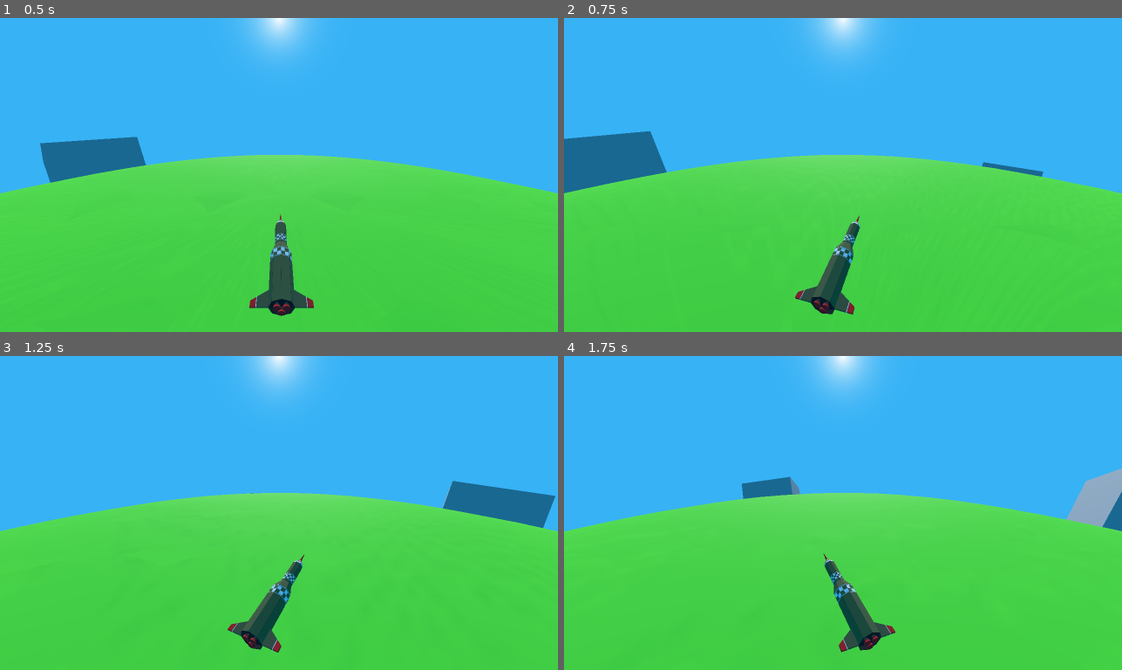
Above: before the commit, frames 1-4 (two rows, left to right).
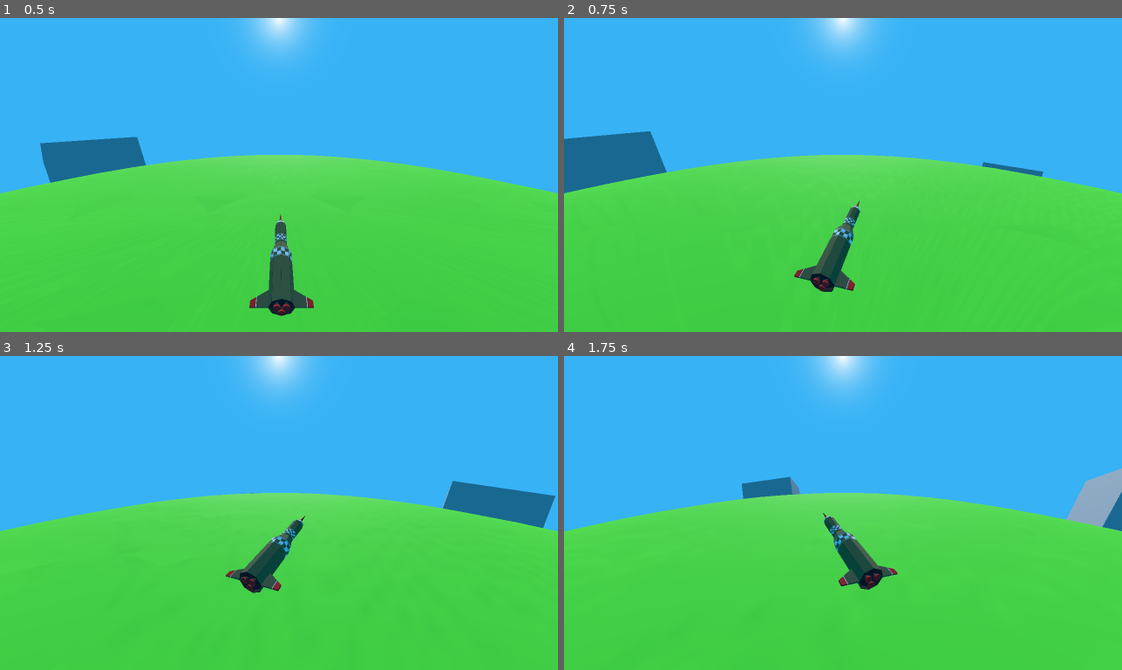
Above: after the commit, the same moments.

Repository: JacobCormier/I-cant-blow-up-mankind
Game: Godot game, scene res://scenes/Level1.tscn
Two runs of this game, one before a commit and one after it. Both use one fixed random seed, a clock stepped at 60 frames per second and the inputs below.
Inputs:
- Up to frame 1 (0.5 s): no input
- Up to frame 2 (0.75 s): tap Enter at 0.5 s; hold Right (ui_right) from 0.53 s (still down); hold Space (ui_select) from 0.53 s (still down)
- Up to frame 3 (1.25 s): keep holding Right (ui_right); keep holding Space (ui_select)
- Up to frame 4 (1.75 s): release Right (ui_right) at 1.28 s; release Space (ui_select) at 1.28 s; hold Left (ui_left) from 1.28 s (still down); tap Space (ui_select) at 1.35, 1.52 s

Frame 1 is identical in both runs. In frame 2, 1.8% of the frame differs, in the area x 41-54%, y 58-95%; in frame 3, 2.5%, in the area x 40-55%, y 50-95%; in frame 4, 2.5%.

Commit message:
Added jumping

Diff:
--- a/scripts/player/player_controller.gd
+++ b/scripts/player/player_controller.gd
@@ -10,9 +10,9 @@
 
 var is_input_left := false
 var is_input_right := false
+var is_input_jumping := false
 
 func _input(event: InputEvent) -> void:
-
 	# Read input Actions
 	if event is InputEventKey:  # Check if it's a key event
 		if event.pressed:  # Check if the key was pressed
@@ -24,6 +24,12 @@
 			is_input_left = false
 		elif event.is_action_released("ui_right") and is_input_right:
 			is_input_right = false
+	if event is InputEventKey:  # Check if it's a key event
+		if event.pressed:  # Check if the key was pressed
+			if Input.is_action_pressed("ui_select") and not is_input_jumping:
+				is_input_jumping = true
+		if event.is_action_released("ui_select") and is_input_jumping:
+			is_input_jumping = false
 
 	# Check Left-Right Controls
 	if is_input_left and is_input_right:
@@ -39,5 +45,8 @@
 		current_turn_direction = TurnDirection.NONE
 		icbm_model.trigger_turn(current_turn_direction)
 
+	if is_input_jumping:
+		icbm_model.trigger_jump()
+
 	# Next is Left right movement
 	globe_manager.pass_in_movement_direction(current_turn_direction)
--- a/scripts/player/rocket_animator.gd
+++ b/scripts/player/rocket_animator.gd
@@ -13,22 +13,31 @@
 var current_tilt = 0.0
 var tilt_speed = 2.0
 
-var original_position
+var origin_position
+var current_root_position
 const MAX_RUMBLE_VARIANCE := Vector3(0.25, 0.08, 0)
 
+var is_jumping := false
+var gravity := 10
+var vertical_speed := 0.0
+
 func _ready() -> void:
-	original_position = position
+	origin_position = position
+	current_root_position = position
 
 func _process(delta: float) -> void:
 	if is_turning:
 		_handle_turning(delta)
+
+	if is_jumping:
+		process_jump(delta)
 	#Tilting isn't gonna work yet cause Quaternions suck
 	#if is_tilting:
 		#_handle_tilting(delta)
 
 	# Random Rumble
-	var random_rumble_x = original_position.x + randf_range(0, MAX_RUMBLE_VARIANCE.x)
-	var random_rumble_y = original_position.y + randf_range(0, MAX_RUMBLE_VARIANCE.y)
+	var random_rumble_x = current_root_position.x + randf_range(0, MAX_RUMBLE_VARIANCE.x)
+	var random_rumble_y = current_root_position.y + randf_range(0, MAX_RUMBLE_VARIANCE.y)
 	position = Vector3(random_rumble_x, random_rumble_y, position.z)
 
 func _handle_turning(delta: float):
@@ -68,3 +77,17 @@
 		PlayerController.TurnDirection.RIGHT:
 			target_turn_angle = -MAX_TURN_ANGLE
 			# target_tilt = -MAX_TILT_ANGLE
+
+func trigger_jump():
+	if not is_jumping:
+		vertical_speed = 10
+		is_jumping = true
+
+func process_jump(delta):
+	if is_jumping:
+		if vertical_speed <= 0 and current_root_position.y <= origin_position.y:
+			current_root_position = Vector3(current_root_position.x, current_root_position.y, current_root_position.z)
+			is_jumping = false
+		else:
+			current_root_position = Vector3(current_root_position.x, current_root_position.y + vertical_speed * delta, current_root_position.z)
+			vertical_speed -= gravity * delta
Not shown: 1 places in scenes/Level1.tscn that only renumber resources
